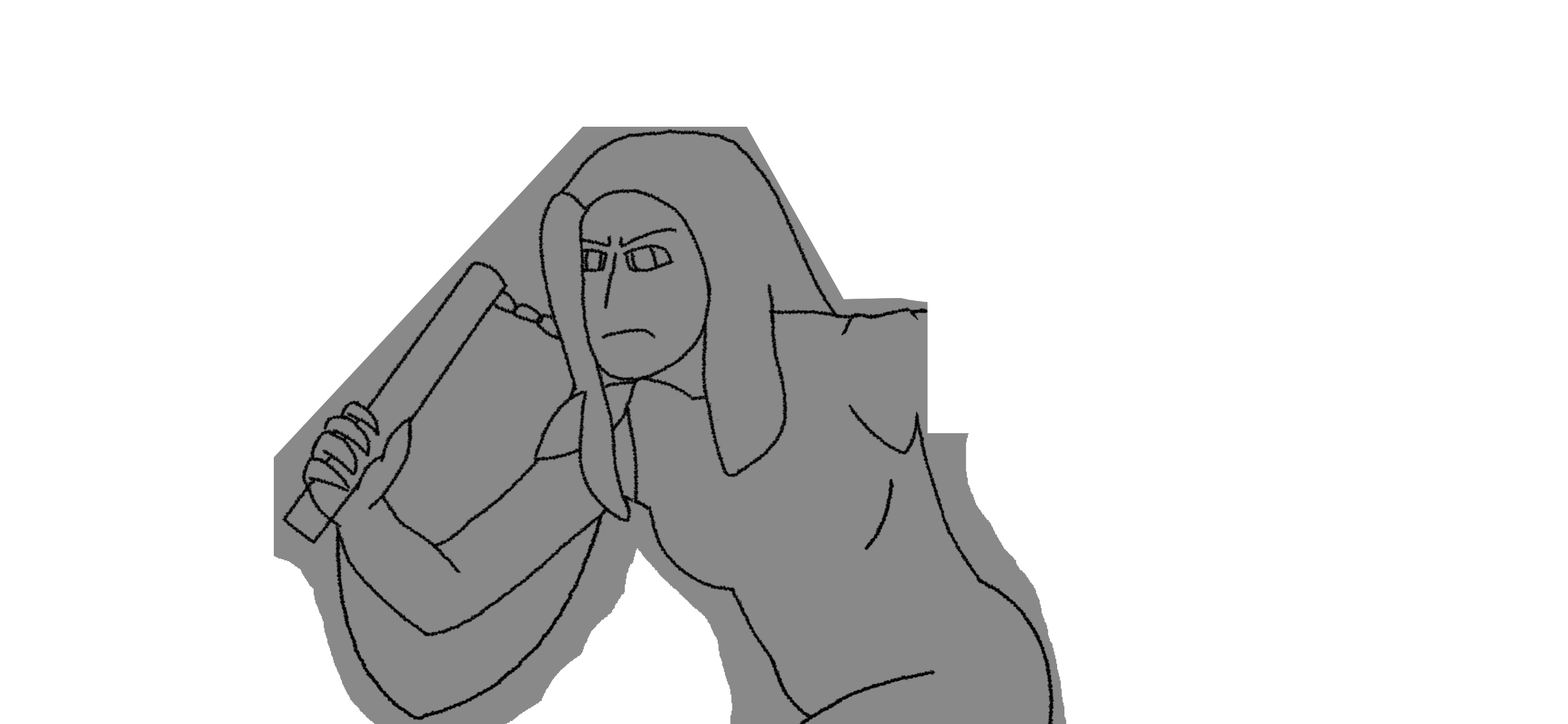
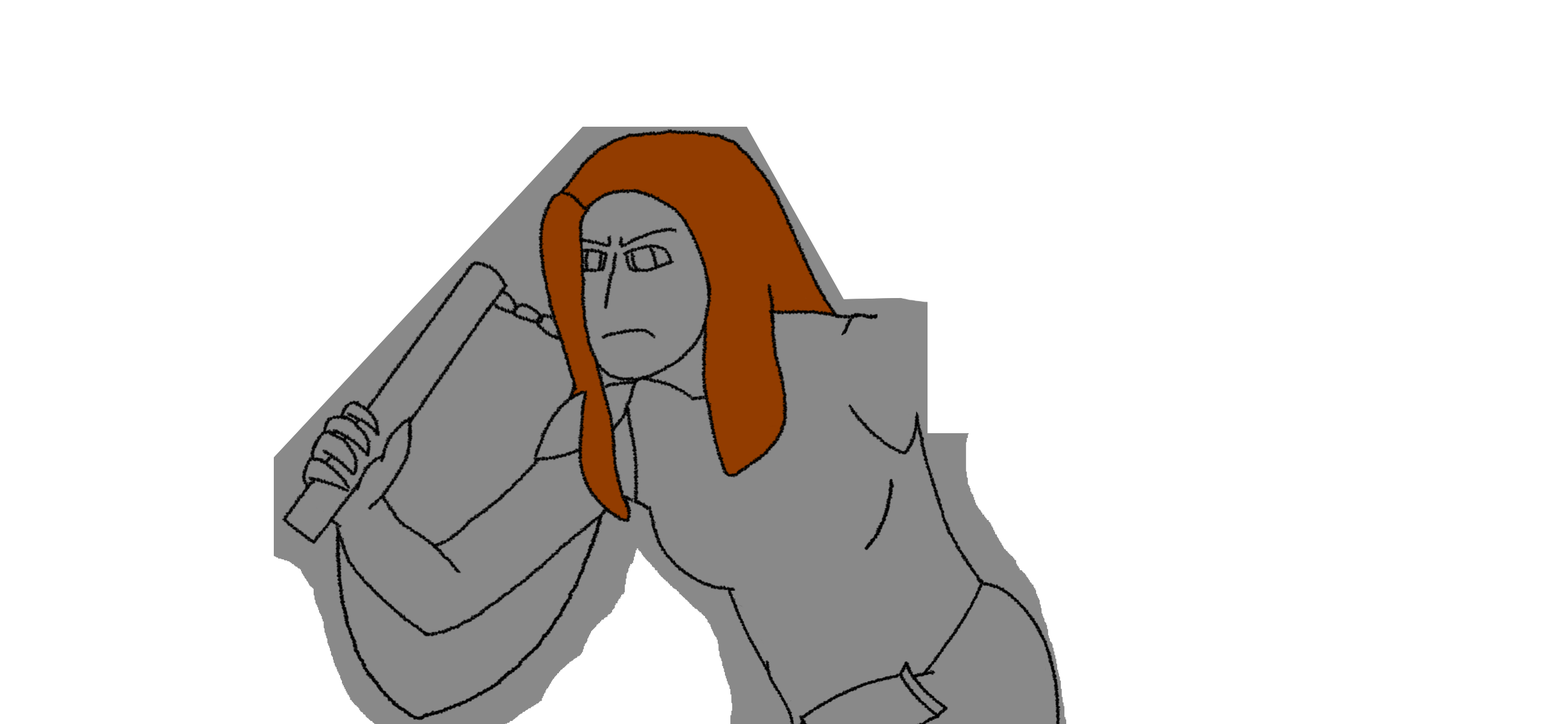
Layers edited between the first and the second (1568, 724) image:
added layer "Clothing Lineart" above "Body Lineart Lines Erased" over [727, 581, 1061, 724]
added layer "Body Lineart Lines Erased" above "Body Lineart" over [306, 132, 1046, 724]
hid "Body Lineart" over [306, 132, 1055, 724]
added layer "Hair color" above "flat grey cba colors rn" over [540, 132, 834, 520]
